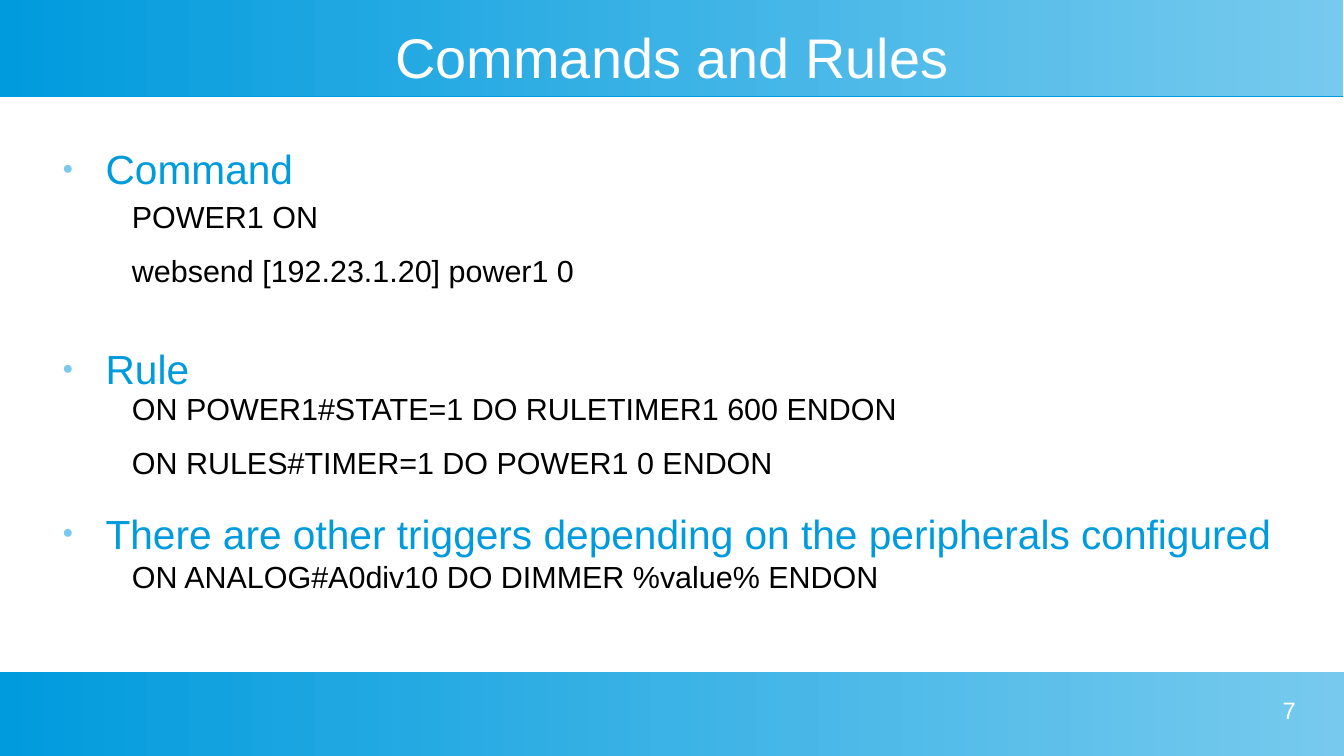
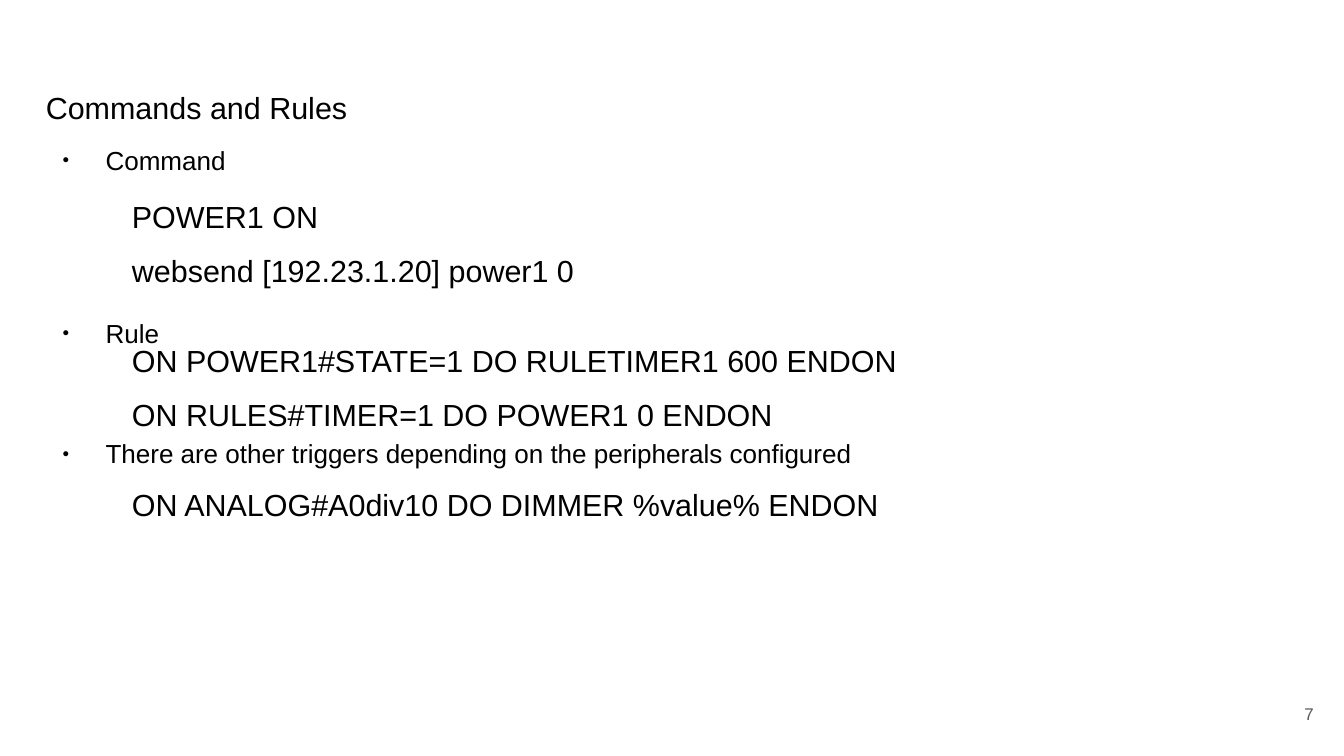
Before and after one commit to darrylb123/EO2024, a slide deck: slide 7 of EO2024-Tasmota+Berry.odp. Drawn at 1344x756 pixels with LibreOffice and Linux fonts; fonts in the diff are those of the drawing; background and template pictures are left out. Boxes give left, top, right and bottom in pixels: in the first picture for what was removed or moved away, otherwise in the second. Text is boxed around its words. In the diff, an @@ line names an element or a change of style, - is before the commit and + after.

```diff
--- a/EO2024-Tasmota+Berry.odp
+++ b/EO2024-Tasmota+Berry.odp
@@ rectangle removed at <box>0,0,1344,96</box> @@
@@ title "Commands and Rules": place and size @@
-title "Commands and Rules" at <box>396,37,948,79</box>
+title "Commands and Rules" at <box>46,97,347,120</box>
@@ title "Commands and Rules" at <box>46,97,347,120</box>: size 33 to 18 pt, text colour #FFFFFF to #000000; alignment centre to left @@
@@ text "Command" at <box>106,151,851,469</box>: size 24 to 15.4 pt, text colour #009BDD to #000000; more space between paragraphs; bullet colour #77CAEE to #000000 @@
@@ text "ON POWER1#STATE=1 DO RULETIMER1 600 ...": place and size @@
-text "ON POWER1#STATE=1 DO RULETIMER1 600 ..." at <box>132,398,897,475</box>
+text "ON POWER1#STATE=1 DO RULETIMER1 600 ..." at <box>132,350,897,427</box>
@@ text "ON ANALOG#A0div10 DO DIMMER %value% ...": place and size @@
-text "ON ANALOG#A0div10 DO DIMMER %value% ..." at <box>132,566,878,589</box>
+text "ON ANALOG#A0div10 DO DIMMER %value% ..." at <box>132,494,878,517</box>
@@ rectangle removed at <box>0,672,1344,756</box> @@
@@ page number: place and size @@
-page number at <box>1283,702,1296,719</box>
+page number at <box>1304,708,1313,720</box>
@@ page number at <box>1304,708,1313,720</box>: size 14 to 10 pt, text colour #FFFFFF to #595959; vertical alignment top to middle @@
```
Also in this commit, not shown: 19 other slides changed.
